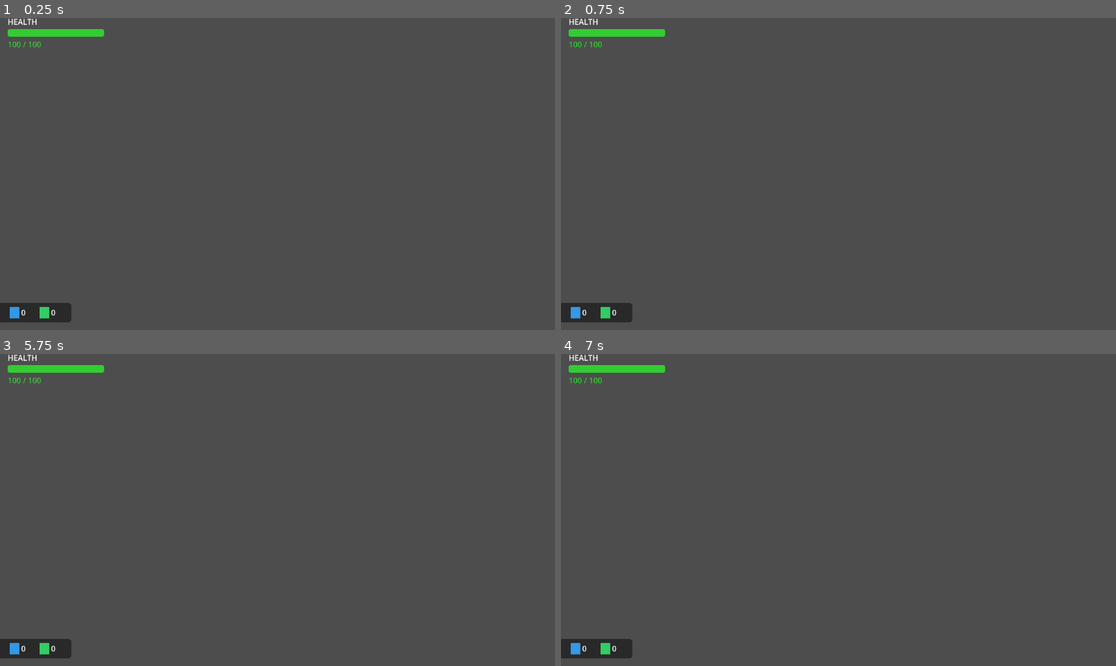
Above: before the commit, frames 1-4 (two rows, left to right).
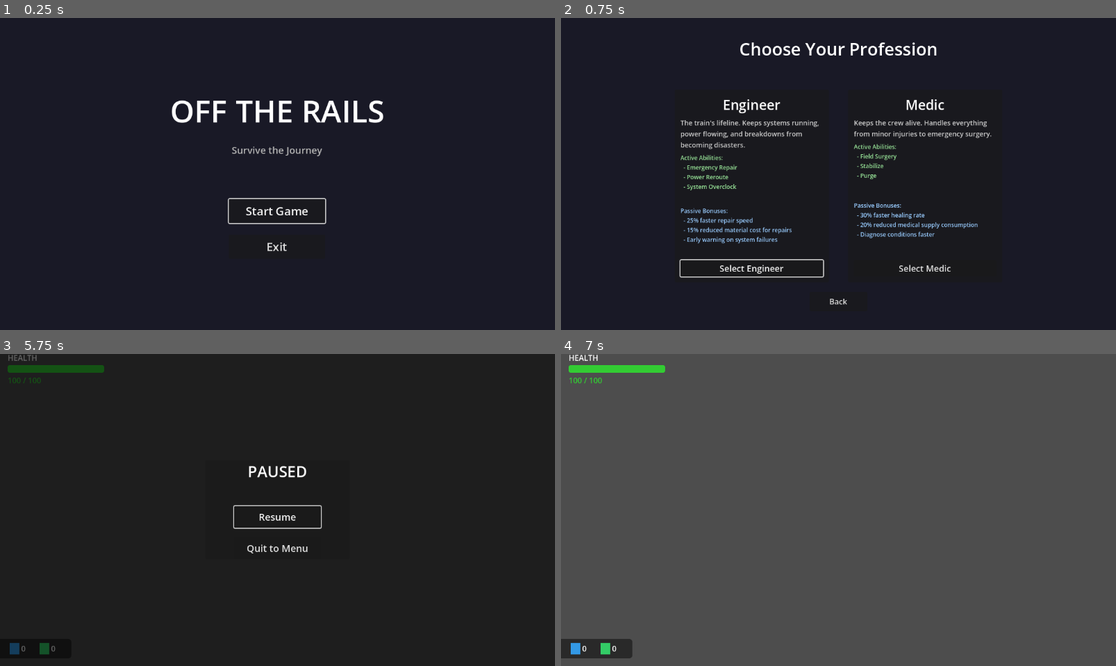
Above: after the commit, the same moments.

Repository: 9thLevelSoftware/off-the-rails
Game: Godot game, scene res://src/main.tscn
The game is run twice, just before and just after one commit, with the same random seed, the same clock (stepped at 60 frames per second) and the same inputs.
Inputs (mouse positions are in pixels of both pictures, inside the frame that each line leads up to):
- Up to frame 1 (0.25 s): no input
- Up to frame 2 (0.75 s): click (838, 211) at 0.5 s, where only the run after the commit has a clickable "Start Game"
- Up to frame 3 (5.75 s): click (188, 603) at 1.25 s, where only the run after the commit has a clickable "Select Engineer"; tap Enter at 2, 3.5 s; move the mouse to (399, 494) at 2.02 s; hold D (move_right) 2.03-2.75 s; hold E (interact) 2.03-2.75 s; click (399, 494) at 2.17 s; tap Space (jump) at 2.27, 2.75, 4.25, 5.27 s; drag from (166, 525) to (249, 572) at 2.77 s; move the mouse to (333, 441) at 3.52 s; hold D (move_right) 3.53-4.25 s; hold 2 (ability_2) 3.53-4.25 s; click (333, 441) at 3.67 s; tap E (interact) at 3.8 s; drag from (249, 572) to (111, 463) at 4.27 s; move the mouse to (444, 556) at 5.02 s; hold A (move_left) from 5.03 s (still down); hold E (interact) from 5.03 s (still down); click (444, 556) at 5.17 s; tap Escape (ui_cancel) at 5.65 s
- Up to frame 4 (7 s): release A (move_left) at 5.75 s; release E (interact) at 5.75 s; click (838, 516) at 5.75 s, where only the run after the commit has a clickable "Resume"; tap Enter at 6.5 s; drag from (672, 463) to (755, 432) at 6.52 s

The runs differ from the first frame. In frame 1, 99% of the frame differs, in the area x 0-100%, y 0-100%; in frame 2, 99%; in frame 3, 100%; in frame 4, nothing differs.

Commit message:
feat(legion): execute plan 07-03 — Menus, Pause & Loop Verification
Phase 7: Integration
Wave: 3
Requirements: R1, R2, R3, R4, R5 (full V1 integration)

- Added ui_pause input action (Escape key)
- Created Main Menu with Start/Exit (layer 100)
- Created Profession Selection UI (Engineer/Medic cards with abilities)
- Created Pause Menu with Resume/Quit (layer 50, PROCESS_MODE_ALWAYS)
- Wired menu flow into main.gd with GameMode state machine
- Verified complete game loop end-to-end

V1 COMPLETE - Core gameplay loop is playable!

Co-Authored-By: Claude Opus 4.5 <noreply@anthropic.com>

Diff:
--- a/project.godot
+++ b/project.godot
@@ -16,6 +16,8 @@
 config/icon="res://icon.svg"
 
 [autoload]
+
+
 
 
 
@@ -84,6 +86,11 @@
 "events": [Object(InputEventKey,"resource_local_to_scene":false,"resource_name":"","device":-1,"window_id":0,"alt_press …(191 unchanged characters)…
 ]
 }
+ui_pause={
+"deadzone": 0.5,
+"events": [Object(InputEventKey,"resource_local_to_scene":false,"resource_name":"","device":-1,"window_id":0,"alt_pressed":false,"shift_pressed":false,"ctrl_pressed":false,"meta_pressed":false,"pressed":false,"keycode":0,"physical_keycode":4194305,"key_label":0,"unicode":0,"location":0,"echo":false,"script":null)
+]
+}
 
 [physics]
 
--- a/src/autoloads/game_state.gd
+++ b/src/autoloads/game_state.gd
@@ -167,16 +167,18 @@
 		var player_packed := load(PLAYER_SCENE) as PackedScene
 		player_instance = player_packed.instantiate()
 
-	var spawn_point := scene_root.get_node_or_null("PlayerSpawn") as Node3D
-	if spawn_point:
-		player_instance.global_position = spawn_point.global_position
-		player_instance.global_rotation = spawn_point.global_rotation
-
+	# Reparent player to scene if needed
 	if player_instance.get_parent() != scene_root:
 		if player_instance.get_parent():
 			player_instance.get_parent().remove_child(player_instance)
 		scene_root.add_child(player_instance)
 
+	# Position at spawn point using local transform (safe before tree is ready)
+	var spawn_point := scene_root.get_node_or_null("PlayerSpawn") as Node3D
+	if spawn_point:
+		# Use transform (local) instead of global_transform to avoid tree errors
+		player_instance.transform = spawn_point.transform
+
 	player_spawned.emit(player_instance)
 
 	# Apply deferred profession after spawn
@@ -187,12 +189,20 @@
 
 ## Registers a scene root for scene transition management.
 ## Call this from each scene's _ready() method.
+## If session is active and this is the current scene type, spawns player.
 func register_scene(scene_type: GameScene, scene_root: Node) -> void:
 	match scene_type:
 		GameScene.TRAIN:
 			train_scene_root = scene_root
 		GameScene.EXPEDITION:
 			expedition_scene_root = scene_root
+
+	# If session is active and this scene matches current scene, spawn player
+	# This handles initial load when transition_to_scene is skipped
+	# Use call_deferred to ensure scene is fully in tree before accessing global transforms
+	if session_active and scene_type == current_scene:
+		call_deferred("_spawn_player_at_scene", scene_root)
+		call_deferred("emit_signal", "scene_transition_completed", current_scene)
 
 
 # --- Inventory Methods ---
--- a/src/main.gd
+++ b/src/main.gd
@@ -1,19 +1,31 @@
 ## Main Scene Controller
 ## Manages additive scene loading for Train and Expedition scenes.
 ## Uses SceneContainer node for dynamically loaded child scenes.
+## Also manages game state transitions: Main Menu -> Profession Select -> Gameplay
 extends Node
 
 # --- Constants ---
 const TRAIN_SCENE_PATH: String = "res://src/train/train.tscn"
 const EXPEDITION_SCENE_PATH: String = "res://src/expedition/expedition.tscn"
+const MAIN_MENU_SCENE_PATH: String = "res://src/ui/menus/main_menu.tscn"
+const PROFESSION_SELECT_SCENE_PATH: String = "res://src/ui/menus/profession_select.tscn"
+const PAUSE_MENU_SCENE_PATH: String = "res://src/ui/menus/pause_menu.tscn"
+
+# --- Game States ---
+enum GameMode { MAIN_MENU, PROFESSION_SELECT, PLAYING }
 
 # --- Node References ---
 @onready var scene_container: Node = $SceneContainer
 @onready var ui_layer: CanvasLayer = $UILayer
+@onready var hud: CanvasLayer = $HUD
 
 # --- State ---
 var _train_instance: Node = null
 var _expedition_instance: Node = null
+var _main_menu: CanvasLayer = null
+var _profession_select: CanvasLayer = null
+var _pause_menu: CanvasLayer = null
+var _current_mode: GameMode = GameMode.MAIN_MENU
 
 # --- Lifecycle ---
 
@@ -24,8 +36,16 @@
 	# - After initial load, GameState handles all transitions via transition_to_train/expedition()
 	# - GameState manages player spawning, scene visibility, and process modes
 	print("Main: Scene initialized")
-	# Start in the train scene by default
-	load_train()
+
+	# Connect to GameState signals
+	GameState.session_started.connect(_on_session_started)
+	GameState.session_ended.connect(_on_session_ended)
+
+	# Load menu scenes
+	_load_menus()
+
+	# Start in main menu mode
+	_enter_main_menu()
 
 
 # --- Public Methods ---
@@ -96,3 +116,143 @@
 ## Returns true if the Expedition scene is currently loaded.
 func is_expedition_loaded() -> bool:
 	return _expedition_instance != null
+
+
+# --- Menu Management ---
+
+## Loads all menu scenes
+func _load_menus() -> void:
+	# Load Main Menu
+	var main_menu_scene: PackedScene = load(MAIN_MENU_SCENE_PATH)
+	if main_menu_scene:
+		_main_menu = main_menu_scene.instantiate()
+		add_child(_main_menu)
+		_main_menu.start_pressed.connect(_on_main_menu_start)
+		_main_menu.exit_pressed.connect(_on_main_menu_exit)
+		print("Main: Main menu loaded")
+	else:
+		push_error("Main: Failed to load main menu from " + MAIN_MENU_SCENE_PATH)
+
+	# Load Profession Select
+	var profession_scene: PackedScene = load(PROFESSION_SELECT_SCENE_PATH)
+	if profession_scene:
+		_profession_select = profession_scene.instantiate()
+		add_child(_profession_select)
+		_profession_select.profession_selected.connect(_on_profession_selected)
+		_profession_select.back_pressed.connect(_on_profession_back)
+		_profession_select.visible = false
+		print("Main: Profession select loaded")
+	else:
+		push_error("Main: Failed to load profession select from " + PROFESSION_SELECT_SCENE_PATH)
+
+	# Load Pause Menu
+	var pause_scene: PackedScene = load(PAUSE_MENU_SCENE_PATH)
+	if pause_scene:
+		_pause_menu = pause_scene.instantiate()
+		add_child(_pause_menu)
+		_pause_menu.quit_to_menu_pressed.connect(_on_pause_quit_to_menu)
+		print("Main: Pause menu loaded")
+	else:
+		push_error("Main: Failed to load pause menu from " + PAUSE_MENU_SCENE_PATH)
+
+
+## Enters main menu mode
+func _enter_main_menu() -> void:
+	_current_mode = GameMode.MAIN_MENU
+
+	# Show main menu, hide others
+	if _main_menu:
+		_main_menu.show_menu()
+	if _profession_select:
+		_profession_select.hide_menu()
+
+	# Hide HUD during menus
+	if hud:
+		hud.visible = false
+
+	# Unload gameplay scenes if loaded
+	if _train_instance:
+		unload_train()
+	if _expedition_instance:
+		unload_expedition()
+
+	print("Main: Entered MAIN_MENU mode")
+
+
+## Enters profession select mode
+func _enter_profession_select() -> void:
+	_current_mode = GameMode.PROFESSION_SELECT
+
+	if _main_menu:
+		_main_menu.hide_menu()
+	if _profession_select:
+		_profession_select.show_menu()
+
+	print("Main: Entered PROFESSION_SELECT mode")
+
+
+## Enters gameplay mode
+func _enter_playing() -> void:
+	_current_mode = GameMode.PLAYING
+
+	# Hide menus
+	if _main_menu:
+		_main_menu.hide_menu()
+	if _profession_select:
+		_profession_select.hide_menu()
+
+	# Show HUD
+	if hud:
+		hud.visible = true
+
+	# Load train scene
+	load_train()
+
+	print("Main: Entered PLAYING mode")
+
+
+# --- Menu Signal Handlers ---
+
+func _on_main_menu_start() -> void:
+	_enter_profession_select()
+
+
+func _on_main_menu_exit() -> void:
+	print("Main: Exiting game")
+	get_tree().quit()
+
+
+func _on_profession_selected(profession: ProfessionData) -> void:
+	print("Main: Profession selected: %s" % profession.name)
+	GameState.select_profession(profession)
+	GameState.start_session()
+	# Note: _enter_playing() is called via _on_session_started
+
+
+func _on_profession_back() -> void:
+	_enter_main_menu()
+
+
+func _on_pause_quit_to_menu() -> void:
+	GameState.end_session()
+	# Note: _enter_main_menu() is called via _on_session_ended
+
+
+# --- GameState Signal Handlers ---
+
+func _on_session_started() -> void:
+	print("Main: Session started")
+	_enter_playing()
+
+
+func _on_session_ended() -> void:
+	print("Main: Session ended")
+	# Force unpause if paused
+	if _pause_menu and _pause_menu.is_paused():
+		_pause_menu.force_unpause()
+
+	# Clear player profession for next session
+	GameState.player_profession = null
+	GameState.inventory.clear()
+
+	_enter_main_menu()
--- a/src/player/player.gd
+++ b/src/player/player.gd
@@ -43,11 +43,11 @@
 		camera_mount.rotate_x(-event.relative.y * mouse_sensitivity)
 		camera_mount.rotation.x = clamp(camera_mount.rotation.x, min_pitch, max_pitch)
 
-	# Toggle mouse capture with Escape
-	if event.is_action_pressed("ui_cancel"):
-		if Input.get_mouse_mode() == Input.MOUSE_MODE_CAPTURED:
-			Input.set_mouse_mode(Input.MOUSE_MODE_VISIBLE)
-		else:
+	# Note: Mouse capture is now handled by pause menu. When paused, mouse is visible.
+	# When unpaused, we re-capture automatically.
+	# Clicking in the game window will also re-capture the mouse.
+	if event is InputEventMouseButton and event.pressed and not get_tree().paused:
+		if Input.get_mouse_mode() == Input.MOUSE_MODE_VISIBLE:
 			Input.set_mouse_mode(Input.MOUSE_MODE_CAPTURED)
 
 
--- /dev/null
+++ b/src/ui/menus/main_menu.gd
@@ -0,0 +1,41 @@
+class_name MainMenu
+extends CanvasLayer
+## Main menu displayed when game launches.
+## Provides Start and Exit options. Start transitions to profession selection.
+
+signal start_pressed
+signal exit_pressed
+
+@onready var start_button: Button = $CenterContainer/VBoxContainer/StartButton
+@onready var exit_button: Button = $CenterContainer/VBoxContainer/ExitButton
+
+
+func _ready() -> void:
+	layer = 100  # Top layer, above all gameplay and other menus
+
+	start_button.pressed.connect(_on_start_pressed)
+	exit_button.pressed.connect(_on_exit_pressed)
+
+	# Grab focus on start button for keyboard/gamepad navigation
+	start_button.grab_focus()
+
+	print("[MainMenu] Ready")
+
+
+func _on_start_pressed() -> void:
+	start_pressed.emit()
+
+
+func _on_exit_pressed() -> void:
+	exit_pressed.emit()
+
+
+## Shows the main menu
+func show_menu() -> void:
+	visible = true
+	start_button.grab_focus()
+
+
+## Hides the main menu
+func hide_menu() -> void:
+	visible = false
--- /dev/null
+++ b/src/ui/menus/main_menu.tscn
@@ -0,0 +1,57 @@
+[gd_scene load_steps=2 format=3 uid="uid://dmainmenu001"]
+
+[ext_resource type="Script" path="res://src/ui/menus/main_menu.gd" id="1_main"]
+
+[node name="MainMenu" type="CanvasLayer"]
+layer = 100
+script = ExtResource("1_main")
+
+[node name="ColorRect" type="ColorRect" parent="."]
+anchors_preset = 15
+anchor_right = 1.0
+anchor_bottom = 1.0
+grow_horizontal = 2
+grow_vertical = 2
+color = Color(0.1, 0.1, 0.15, 1)
+
+[node name="CenterContainer" type="CenterContainer" parent="."]
+anchors_preset = 15
+anchor_right = 1.0
+anchor_bottom = 1.0
+grow_horizontal = 2
+grow_vertical = 2
+
+[node name="VBoxContainer" type="VBoxContainer" parent="CenterContainer"]
+layout_mode = 2
+theme_override_constants/separation = 24
+
+[node name="TitleLabel" type="Label" parent="CenterContainer/VBoxContainer"]
+layout_mode = 2
+theme_override_font_sizes/font_size = 64
+text = "OFF THE RAILS"
+horizontal_alignment = 1
+
+[node name="SubtitleLabel" type="Label" parent="CenterContainer/VBoxContainer"]
+layout_mode = 2
+theme_override_font_sizes/font_size = 20
+theme_override_colors/font_color = Color(0.7, 0.7, 0.7, 1)
+text = "Survive the Journey"
+horizontal_alignment = 1
+
+[node name="Spacer" type="Control" parent="CenterContainer/VBoxContainer"]
+custom_minimum_size = Vector2(0, 40)
+layout_mode = 2
+
+[node name="StartButton" type="Button" parent="CenterContainer/VBoxContainer"]
+custom_minimum_size = Vector2(200, 50)
+layout_mode = 2
+size_flags_horizontal = 4
+theme_override_font_sizes/font_size = 24
+text = "Start Game"
+
+[node name="ExitButton" type="Button" parent="CenterContainer/VBoxContainer"]
+custom_minimum_size = Vector2(200, 50)
+layout_mode = 2
+size_flags_horizontal = 4
+theme_override_font_sizes/font_size = 24
+text = "Exit"
--- /dev/null
+++ b/src/ui/menus/pause_menu.gd
@@ -0,0 +1,84 @@
+class_name PauseMenu
+extends CanvasLayer
+## Pause menu displayed during gameplay.
+## Uses ui_pause input action (Escape key) to toggle.
+## Must have process_mode = PROCESS_MODE_ALWAYS to work when game is paused.
+
+signal resume_pressed
+signal quit_to_menu_pressed
+
+@onready var resume_button: Button = $CenterContainer/PanelContainer/VBoxContainer/ResumeButton
+@onready var quit_button: Button = $CenterContainer/PanelContainer/VBoxContainer/QuitButton
+
+var _is_paused := false
+
+
+func _ready() -> void:
+	layer = 50  # Above HUD (10), below main menu (100)
+
+	# CRITICAL: Must process when paused to respond to unpause input
+	process_mode = Node.PROCESS_MODE_ALWAYS
+
+	resume_button.pressed.connect(_on_resume_pressed)
+	quit_button.pressed.connect(_on_quit_pressed)
+
+	# Start hidden
+	visible = false
+
+	print("[PauseMenu] Ready - process_mode: ALWAYS")
+
+
+func _unhandled_input(event: InputEvent) -> void:
+	if event.is_action_pressed("ui_pause"):
+		toggle_pause()
+		get_viewport().set_input_as_handled()
+
+
+func toggle_pause() -> void:
+	if _is_paused:
+		_unpause()
+	else:
+		_pause()
+
+
+func _pause() -> void:
+	if not GameState.session_active:
+		return  # Don't pause if no active session (e.g., in main menu)
+
+	_is_paused = true
+	get_tree().paused = true
+	visible = true
+	# Show mouse cursor for menu interaction
+	Input.set_mouse_mode(Input.MOUSE_MODE_VISIBLE)
+	resume_button.grab_focus()
+	print("[PauseMenu] Game paused")
+
+
+func _unpause() -> void:
+	_is_paused = false
+	get_tree().paused = false
+	visible = false
+	# Re-capture mouse for FPS controls
+	Input.set_mouse_mode(Input.MOUSE_MODE_CAPTURED)
+	print("[PauseMenu] Game resumed")
+
+
+func _on_resume_pressed() -> void:
+	_unpause()
+	resume_pressed.emit()
+
+
+func _on_quit_pressed() -> void:
+	_unpause()  # Unpause before emitting so game can clean up
+	quit_to_menu_pressed.emit()
+
+
+## Force unpause (used when session ends)
+func force_unpause() -> void:
+	if _is_paused:
+		_unpause()
+
+
+## Check if currently paused
+func is_paused() -> bool:
+	return _is_paused
--- /dev/null
+++ b/src/ui/menus/pause_menu.tscn
@@ -0,0 +1,56 @@
+[gd_scene load_steps=2 format=3 uid="uid://dpausemenu001"]
+
+[ext_resource type="Script" path="res://src/ui/menus/pause_menu.gd" id="1_pause"]
+
+[node name="PauseMenu" type="CanvasLayer"]
+layer = 50
+process_mode = 3
+script = ExtResource("1_pause")
+
+[node name="Overlay" type="ColorRect" parent="."]
+anchors_preset = 15
+anchor_right = 1.0
+anchor_bottom = 1.0
+grow_horizontal = 2
+grow_vertical = 2
+color = Color(0, 0, 0, 0.6)
+
+[node name="CenterContainer" type="CenterContainer" parent="."]
+anchors_preset = 15
+anchor_right = 1.0
+anchor_bottom = 1.0
+grow_horizontal = 2
+grow_vertical = 2
+
+[node name="PanelContainer" type="PanelContainer" parent="CenterContainer"]
+custom_minimum_size = Vector2(300, 200)
+layout_mode = 2
+
+[node name="VBoxContainer" type="VBoxContainer" parent="CenterContainer/PanelContainer"]
+layout_mode = 2
+theme_override_constants/separation = 20
+alignment = 1
+
+[node name="TitleLabel" type="Label" parent="CenterContainer/PanelContainer/VBoxContainer"]
+layout_mode = 2
+theme_override_font_sizes/font_size = 32
+text = "PAUSED"
+horizontal_alignment = 1
+
+[node name="Spacer" type="Control" parent="CenterContainer/PanelContainer/VBoxContainer"]
+custom_minimum_size = Vector2(0, 10)
+layout_mode = 2
+
+[node name="ResumeButton" type="Button" parent="CenterContainer/PanelContainer/VBoxContainer"]
+custom_minimum_size = Vector2(180, 45)
+layout_mode = 2
+size_flags_horizontal = 4
+theme_override_font_sizes/font_size = 20
+text = "Resume"
+
+[node name="QuitButton" type="Button" parent="CenterContainer/PanelContainer/VBoxContainer"]
+custom_minimum_size = Vector2(180, 45)
+layout_mode = 2
+size_flags_horizontal = 4
+theme_override_font_sizes/font_size = 20
+text = "Quit to Menu"
--- /dev/null
+++ b/src/ui/menus/profession_select.gd
@@ -0,0 +1,107 @@
+class_name ProfessionSelect
+extends CanvasLayer
+## Profession selection screen shown after starting a new game.
+## Displays available professions with their abilities and bonuses.
+## Selection triggers game start with chosen profession.
+
+signal profession_selected(profession: ProfessionData)
+signal back_pressed
+
+const ENGINEER_PATH := "res://src/data/professions/engineer.tres"
+const MEDIC_PATH := "res://src/data/professions/medic.tres"
+
+@onready var engineer_button: Button = $CenterContainer/VBoxContainer/ProfessionContainer/EngineerCard/MarginContainer/VBoxContainer/SelectButton
+@onready var medic_button: Button = $CenterContainer/VBoxContainer/ProfessionContainer/MedicCard/MarginContainer/VBoxContainer/SelectButton
+@onready var back_button: Button = $CenterContainer/VBoxContainer/BackButton
+
+@onready var engineer_name: Label = $CenterContainer/VBoxContainer/ProfessionContainer/EngineerCard/MarginContainer/VBoxContainer/NameLabel
+@onready var engineer_desc: Label = $CenterContainer/VBoxContainer/ProfessionContainer/EngineerCard/MarginContainer/VBoxContainer/DescLabel
+@onready var engineer_abilities: Label = $CenterContainer/VBoxContainer/ProfessionContainer/EngineerCard/MarginContainer/VBoxContainer/AbilitiesLabel
+@onready var engineer_bonuses: Label = $CenterContainer/VBoxContainer/ProfessionContainer/EngineerCard/MarginContainer/VBoxContainer/BonusesLabel
+
+@onready var medic_name: Label = $CenterContainer/VBoxContainer/ProfessionContainer/MedicCard/MarginContainer/VBoxContainer/NameLabel
+@onready var medic_desc: Label = $CenterContainer/VBoxContainer/ProfessionContainer/MedicCard/MarginContainer/VBoxContainer/DescLabel
+@onready var medic_abilities: Label = $CenterContainer/VBoxContainer/ProfessionContainer/MedicCard/MarginContainer/VBoxContainer/AbilitiesLabel
+@onready var medic_bonuses: Label = $CenterContainer/VBoxContainer/ProfessionContainer/MedicCard/MarginContainer/VBoxContainer/BonusesLabel
+
+var _engineer_data: ProfessionData
+var _medic_data: ProfessionData
+
+
+func _ready() -> void:
+	layer = 100  # Same layer as main menu
+
+	# Load profession data
+	_engineer_data = load(ENGINEER_PATH) as ProfessionData
+	_medic_data = load(MEDIC_PATH) as ProfessionData
+
+	if _engineer_data == null:
+		push_error("[ProfessionSelect] Failed to load engineer profession")
+	if _medic_data == null:
+		push_error("[ProfessionSelect] Failed to load medic profession")
+
+	# Connect buttons
+	engineer_button.pressed.connect(_on_engineer_selected)
+	medic_button.pressed.connect(_on_medic_selected)
+	back_button.pressed.connect(_on_back_pressed)
+
+	# Populate UI
+	_populate_profession_card(_engineer_data, engineer_name, engineer_desc, engineer_abilities, engineer_bonuses)
+	_populate_profession_card(_medic_data, medic_name, medic_desc, medic_abilities, medic_bonuses)
+
+	# Focus first option
+	engineer_button.grab_focus()
+
+	print("[ProfessionSelect] Ready")
+
+
+func _populate_profession_card(
+	data: ProfessionData,
+	name_label: Label,
+	desc_label: Label,
+	abilities_label: Label,
+	bonuses_label: Label
+) -> void:
+	if data == null:
+		return
+
+	name_label.text = data.name
+	desc_label.text = data.description
+
+	# Format abilities
+	var abilities_text := "Active Abilities:\n"
+	for ability in data.active_abilities:
+		var ability_name: String = ability.get("name", "Unknown")
+		abilities_text += "  - %s\n" % ability_name
+	abilities_label.text = abilities_text.strip_edges()
+
+	# Format bonuses
+	var bonuses_text := "Passive Bonuses:\n"
+	for bonus in data.passive_bonuses:
+		bonuses_text += "  - %s\n" % bonus
+	bonuses_label.text = bonuses_text.strip_edges()
+
+
+func _on_engineer_selected() -> void:
+	if _engineer_data:
+		profession_selected.emit(_engineer_data)
+
+
+func _on_medic_selected() -> void:
+	if _medic_data:
+		profession_selected.emit(_medic_data)
+
+
+func _on_back_pressed() -> void:
+	back_pressed.emit()
+
+
+## Shows the profession selection screen
+func show_menu() -> void:
+	visible = true
+	engineer_button.grab_focus()
+
+
+## Hides the profession selection screen
+func hide_menu() -> void:
+	visible = false
--- /dev/null
+++ b/src/ui/menus/profession_select.tscn
@@ -0,0 +1,142 @@
+[gd_scene load_steps=2 format=3 uid="uid://dprofselect001"]
+
+[ext_resource type="Script" path="res://src/ui/menus/profession_select.gd" id="1_prof"]
+
+[node name="ProfessionSelect" type="CanvasLayer"]
+layer = 100
+script = ExtResource("1_prof")
+
+[node name="ColorRect" type="ColorRect" parent="."]
+anchors_preset = 15
+anchor_right = 1.0
+anchor_bottom = 1.0
+grow_horizontal = 2
+grow_vertical = 2
+color = Color(0.1, 0.1, 0.15, 1)
+
+[node name="CenterContainer" type="CenterContainer" parent="."]
+anchors_preset = 15
+anchor_right = 1.0
+anchor_bottom = 1.0
+grow_horizontal = 2
+grow_vertical = 2
+
+[node name="VBoxContainer" type="VBoxContainer" parent="CenterContainer"]
+layout_mode = 2
+theme_override_constants/separation = 20
+
+[node name="TitleLabel" type="Label" parent="CenterContainer/VBoxContainer"]
+layout_mode = 2
+theme_override_font_sizes/font_size = 36
+text = "Choose Your Profession"
+horizontal_alignment = 1
+
+[node name="Spacer" type="Control" parent="CenterContainer/VBoxContainer"]
+custom_minimum_size = Vector2(0, 20)
+layout_mode = 2
+
+[node name="ProfessionContainer" type="HBoxContainer" parent="CenterContainer/VBoxContainer"]
+layout_mode = 2
+size_flags_horizontal = 4
+theme_override_constants/separation = 40
+
+[node name="EngineerCard" type="PanelContainer" parent="CenterContainer/VBoxContainer/ProfessionContainer"]
+custom_minimum_size = Vector2(320, 400)
+layout_mode = 2
+
+[node name="MarginContainer" type="MarginContainer" parent="CenterContainer/VBoxContainer/ProfessionContainer/EngineerCard"]
+layout_mode = 2
+theme_override_constants/margin_left = 12
+theme_override_constants/margin_top = 12
+theme_override_constants/margin_right = 12
+theme_override_constants/margin_bottom = 12
+
+[node name="VBoxContainer" type="VBoxContainer" parent="CenterContainer/VBoxContainer/ProfessionContainer/EngineerCard/MarginContainer"]
+layout_mode = 2
+theme_override_constants/separation = 8
+
+[node name="NameLabel" type="Label" parent="CenterContainer/VBoxContainer/ProfessionContainer/EngineerCard/MarginContainer/VBoxContainer"]
+layout_mode = 2
+theme_override_font_sizes/font_size = 28
+text = "Engineer"
+horizontal_alignment = 1
+
+[node name="DescLabel" type="Label" parent="CenterContainer/VBoxContainer/ProfessionContainer/EngineerCard/MarginContainer/VBoxContainer"]
+layout_mode = 2
+theme_override_font_sizes/font_size = 14
+theme_override_colors/font_color = Color(0.8, 0.8, 0.8, 1)
+text = "Description placeholder"
+autowrap_mode = 2
+
+[node name="AbilitiesLabel" type="Label" parent="CenterContainer/VBoxContainer/ProfessionContainer/EngineerCard/MarginContainer/VBoxContainer"]
+layout_mode = 2
+size_flags_vertical = 3
+theme_override_font_sizes/font_size = 12
+theme_override_colors/font_color = Color(0.6, 0.9, 0.6, 1)
+text = "Active Abilities"
+
+[node name="BonusesLabel" type="Label" parent="CenterContainer/VBoxContainer/ProfessionContainer/EngineerCard/MarginContainer/VBoxContainer"]
+layout_mode = 2
+size_flags_vertical = 3
+theme_override_font_sizes/font_size = 12
+theme_override_colors/font_color = Color(0.6, 0.8, 1.0, 1)
+text = "Passive Bonuses"
+
+[node name="SelectButton" type="Button" parent="CenterContainer/VBoxContainer/ProfessionContainer/EngineerCard/MarginContainer/VBoxContainer"]
+layout_mode = 2
+theme_override_font_sizes/font_size = 18
+text = "Select Engineer"
+
+[node name="MedicCard" type="PanelContainer" parent="CenterContainer/VBoxContainer/ProfessionContainer"]
+custom_minimum_size = Vector2(320, 400)
+layout_mode = 2
+
+[node name="MarginContainer" type="MarginContainer" parent="CenterContainer/VBoxContainer/ProfessionContainer/MedicCard"]
+layout_mode = 2
+theme_override_constants/margin_left = 12
+theme_override_constants/margin_top = 12
+theme_override_constants/margin_right = 12
+theme_override_constants/margin_bottom = 12
+
+[node name="VBoxContainer" type="VBoxContainer" parent="CenterContainer/VBoxContainer/ProfessionContainer/MedicCard/MarginContainer"]
+layout_mode = 2
+theme_override_constants/separation = 8
+
+[node name="NameLabel" type="Label" parent="CenterContainer/VBoxContainer/ProfessionContainer/MedicCard/MarginContainer/VBoxContainer"]
+layout_mode = 2
+theme_override_font_sizes/font_size = 28
+text = "Medic"
+horizontal_alignment = 1
+
+[node name="DescLabel" type="Label" parent="CenterContainer/VBoxContainer/ProfessionContainer/MedicCard/MarginContainer/VBoxContainer"]
+layout_mode = 2
+theme_override_font_sizes/font_size = 14
+theme_override_colors/font_color = Color(0.8, 0.8, 0.8, 1)
+text = "Description placeholder"
+autowrap_mode = 2
+
+[node name="AbilitiesLabel" type="Label" parent="CenterContainer/VBoxContainer/ProfessionContainer/MedicCard/MarginContainer/VBoxContainer"]
+layout_mode = 2
+size_flags_vertical = 3
+theme_override_font_sizes/font_size = 12
+theme_override_colors/font_color = Color(0.6, 0.9, 0.6, 1)
+text = "Active Abilities"
+
+[node name="BonusesLabel" type="Label" parent="CenterContainer/VBoxContainer/ProfessionContainer/MedicCard/MarginContainer/VBoxContainer"]
+layout_mode = 2
+size_flags_vertical = 3
+theme_override_font_sizes/font_size = 12
+theme_override_colors/font_color = Color(0.6, 0.8, 1.0, 1)
+text = "Passive Bonuses"
+
+[node name="SelectButton" type="Button" parent="CenterContainer/VBoxContainer/ProfessionContainer/MedicCard/MarginContainer/VBoxContainer"]
+layout_mode = 2
+theme_override_font_sizes/font_size = 18
+text = "Select Medic"
+
+[node name="BackButton" type="Button" parent="CenterContainer/VBoxContainer"]
+custom_minimum_size = Vector2(120, 40)
+layout_mode = 2
+size_flags_horizontal = 4
+theme_override_font_sizes/font_size = 16
+text = "Back"
Not shown, added: src/ui/menus/main_menu.gd.uid
Not shown, added: src/ui/menus/pause_menu.gd.uid
Not shown, added: src/ui/menus/profession_select.gd.uid
Not shown, added: .planning/phases/07-integration/07-03-SUMMARY.md
